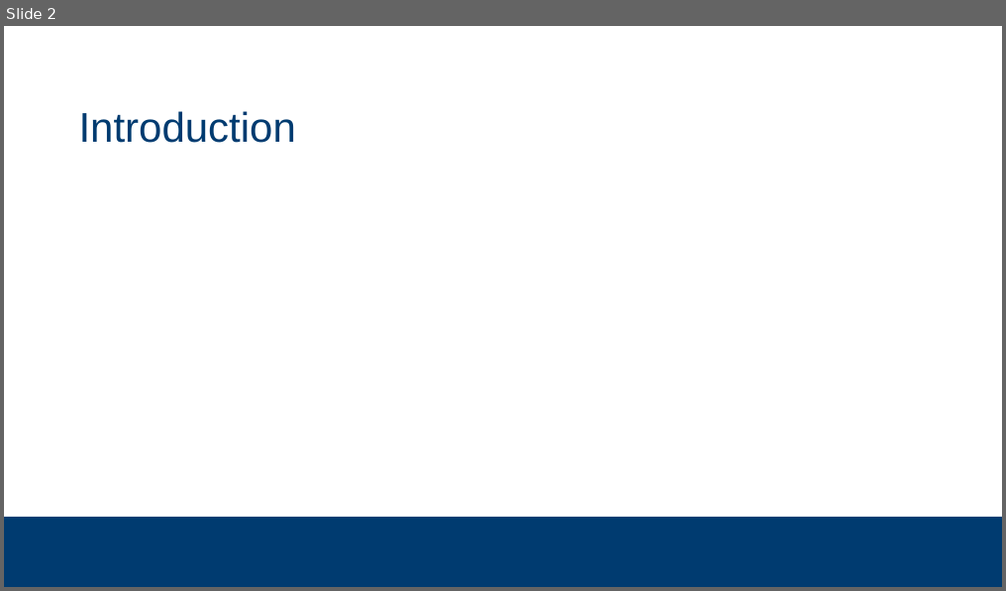
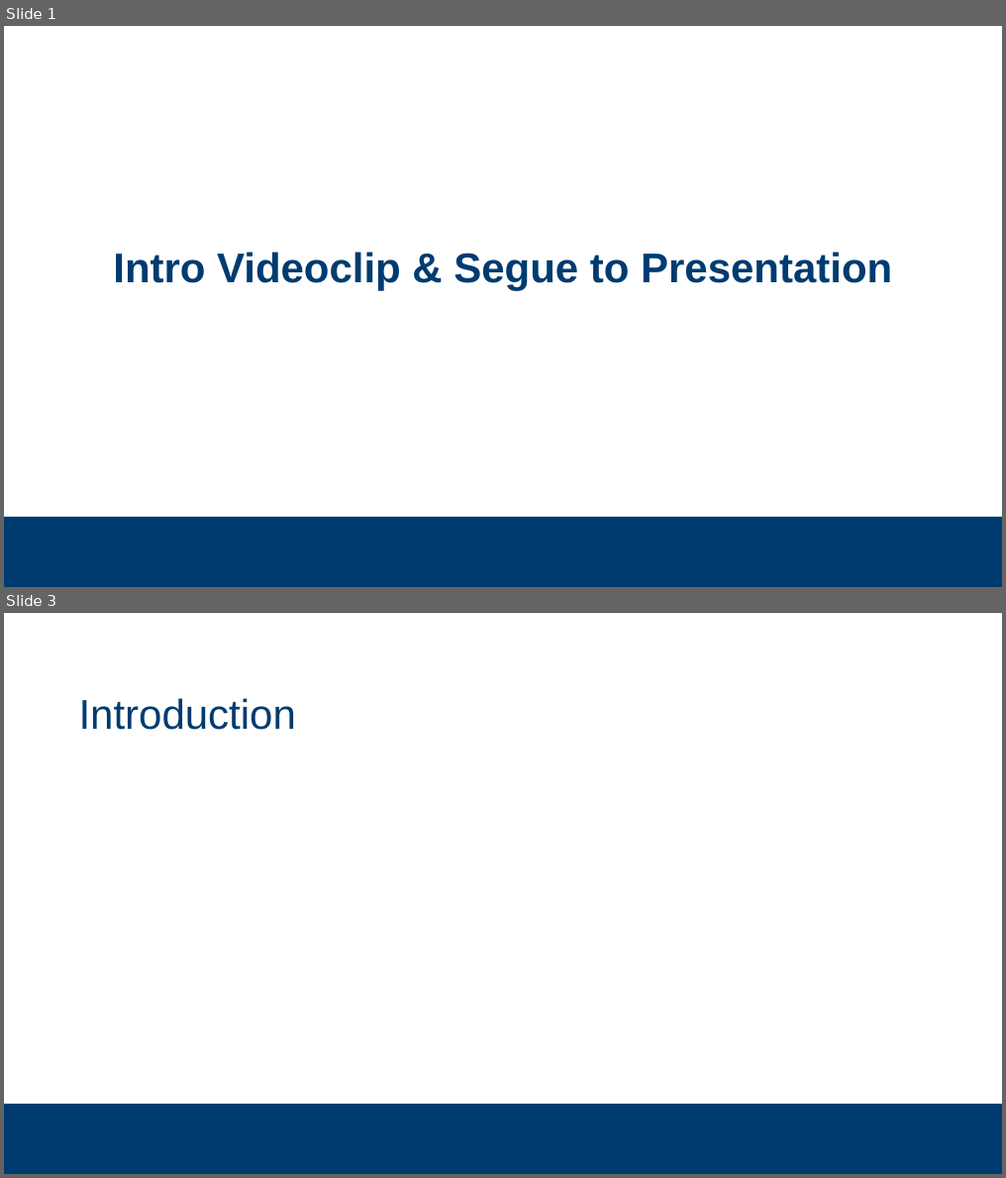
Before and after one commit to subsystem3/project, a slide deck: Final-Project-Team-2.pptx. Shown one above the other, each under a label of ours: slide 2 before the commit, slides 1 and 3 after it; the slides between them are not shown. The pictures are 1006x591 and 1006x1178 pixels, drawn with LibreOffice and Linux fonts; fonts in the diff are those of the drawing; background and template pictures are left out. Boxes give left, top, right and bottom in pixels: in the first picture for what was removed or moved away, otherwise in the second. Text is boxed around its words. In the diff, an @@ line names an element or a change of style, - is before the commit and + after.

```diff
--- a/Final-Project-Team-2.pptx
+++ b/Final-Project-Team-2.pptx
@@ slide 1 added at (4, 26, 1002, 587), background #FFFFFF; not listed: 1 template element that a slide beside it also shows @@
@@ title added at (113, 252, 892, 290), 40 pt, text #003B70, bold @@
+Intro Videoclip & Segue to Presentation
@@ what was slide 2 is now slide 3 @@
```
Also in this commit, not shown: 2 slides changed, 9 other slides added, 3 slides removed.
